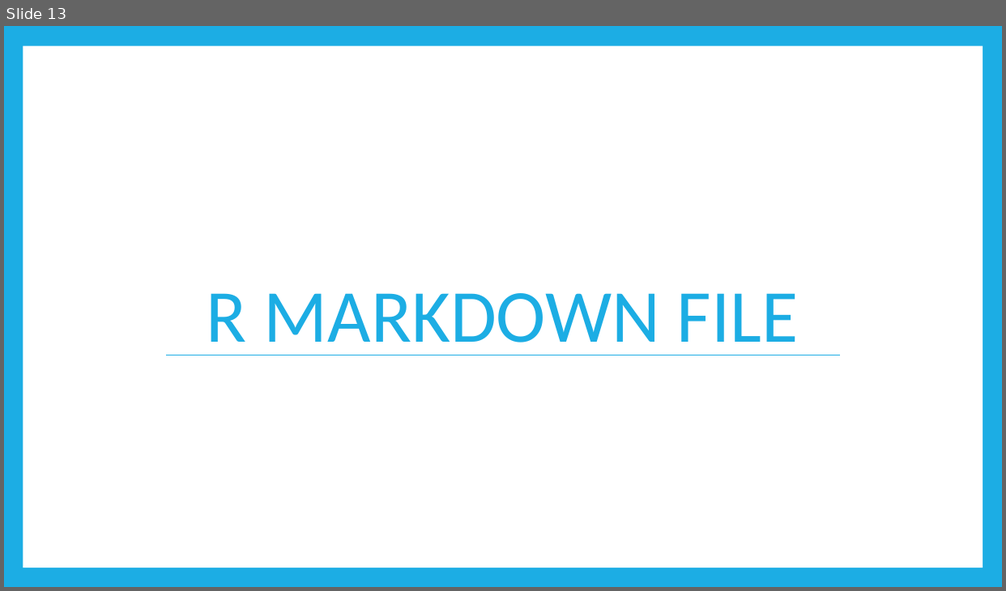
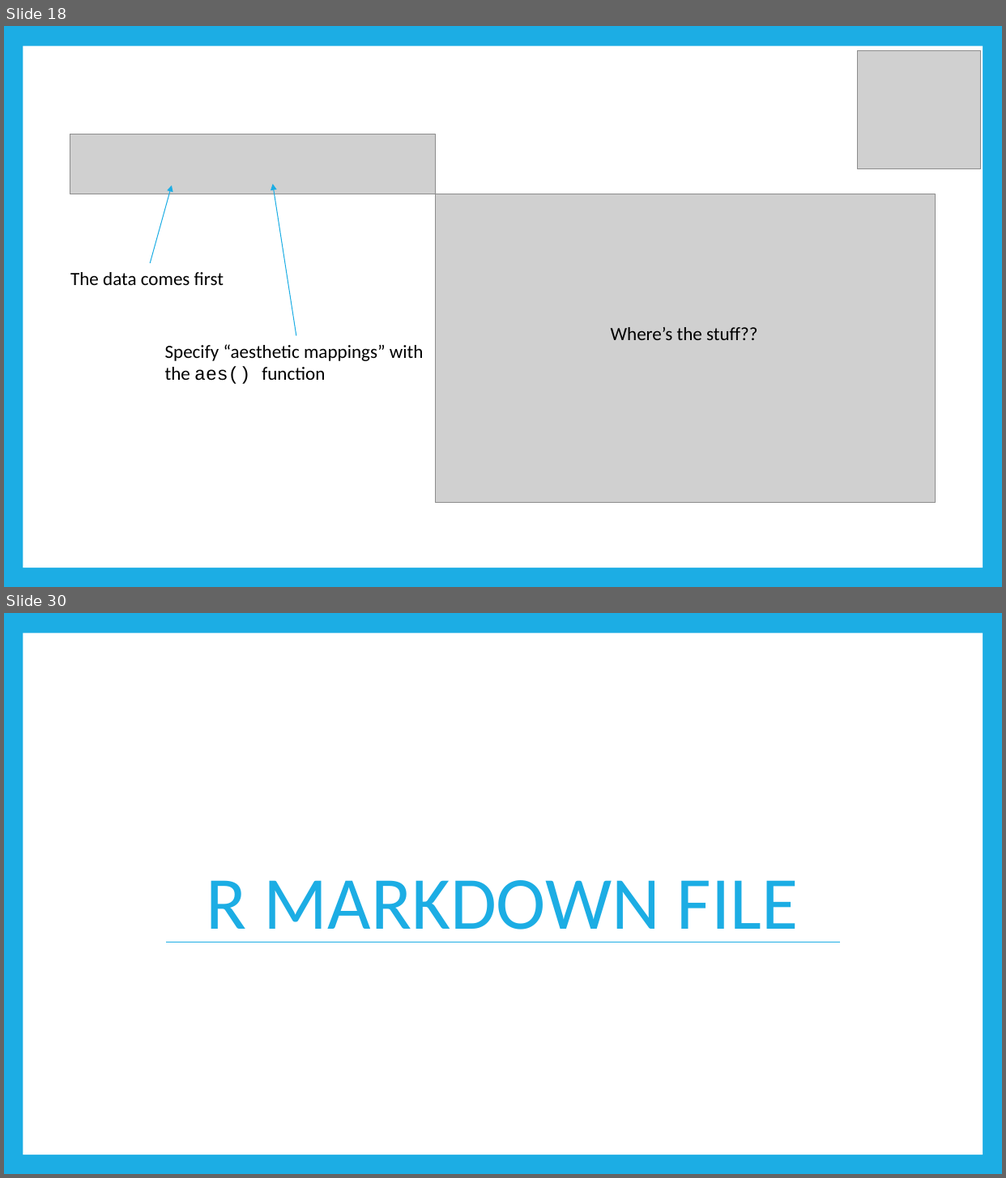
Before and after one commit to RandiLGarcia/datic-intro-to-r, a slide deck: docs/Day 1 Slides.pptx. Shown one above the other, each under a label of ours: slide 13 before the commit, slides 18 and 30 after it; the slides between them are not shown. The pictures are 1006x591 and 1006x1178 pixels, drawn with LibreOffice and Linux fonts; fonts in the diff are those of the drawing; grey boxes stand for pictures. Boxes give left, top, right and bottom in pixels: in the first picture for what was removed or moved away, otherwise in the second. Text is boxed around its words. In the diff, an @@ line names an element or a change of style, - is before the commit and + after.

```diff
--- a/docs/Day 1 Slides.pptx
+++ b/docs/Day 1 Slides.pptx
@@ slide 18 added at [4, 26, 1002, 587], background #1CADE4; not listed: 1 template element that a slide beside it also shows @@
@@ picture added at [858, 50, 981, 169] @@
@@ picture added at [70, 135, 435, 194] @@
@@ arrow added from (150, 263) to (172, 186), #1CADE4 0.79 pt @@
@@ arrow added from (296, 336) to (273, 184), #1CADE4 0.79 pt @@
@@ picture added at [435, 194, 936, 503] @@
@@ text added at [70, 272, 224, 285], 18 pt, text #000000 @@
+The data comes first
@@ text added at [611, 327, 758, 340], 18 pt, text #000000 @@
+Where’s the stuff??
@@ text added at [165, 344, 424, 384], 18 pt, text #000000 @@
+Specify “aesthetic mappings” with the aes() function
@@ what was slide 13 is now slide 30 @@
```
Also in this commit, not shown: 15 slides changed, 12 other slides added, 7 slides removed, 11 other files.
